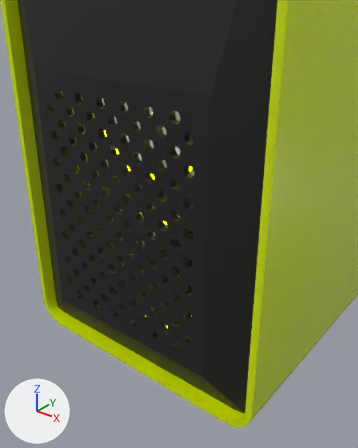
A saved change to the glTF model packages/frontend/assets/room/objects/desktop-pc/desktop-pc.glb.
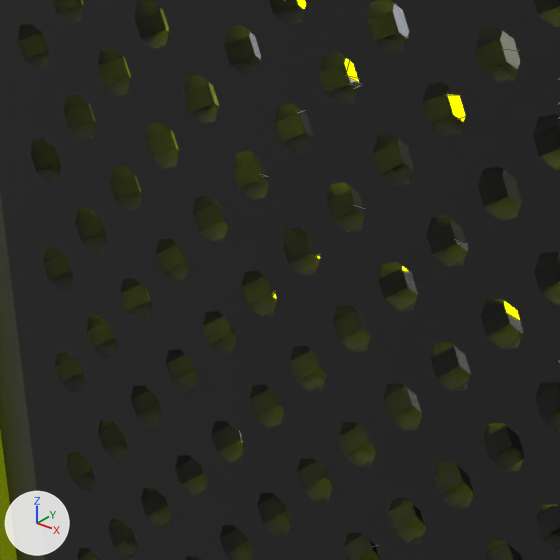
Old and new are each drawn from a camera (50 mm lens) standing at (0.2121, -0.4322, 0.2796) and looking at (0.0315, -0.2064, 0.1397) and again close up on the part from 14% to 49% of the width and 34% to 62% of the height. The axes (+X, +Y, +Z) are drawn at lower left. The lights are the same throughout. The last two pictures show the newer version. The close-ups show mesh edges as thin lines. Where no turn or scale is listed for an object, it has been applied to the vertices.

The first close-up shows 'Cover', 'Panel', 'Plane', 'Plane.001' and 1 more.
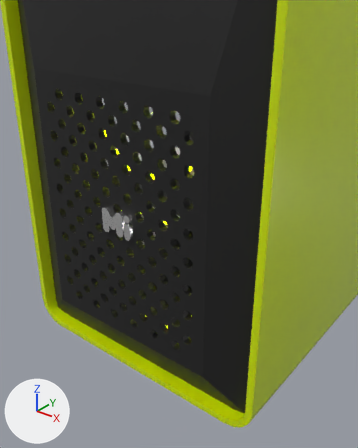
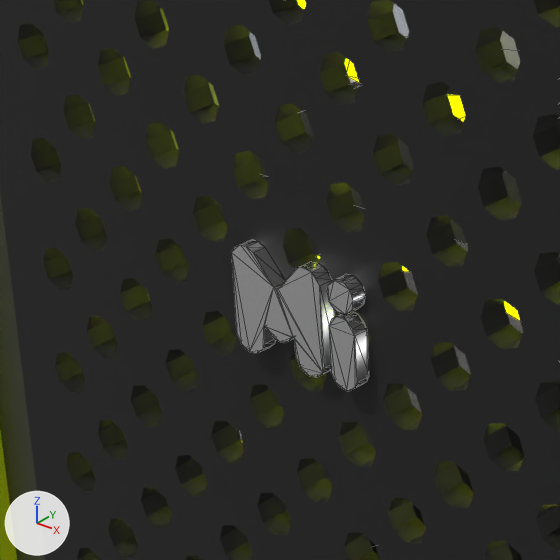
Where the change shows, as pixel boxes [x1, y1, x2, y2] in the close-ups (560 x 560 px):
'Mi', added
    after: [231, 239, 369, 391]

What the commit changed:
Mesh me_curve_002 is new.
It has 142 vertices, 272 faces and spans x -0.0123..0.0127, y -0.0025..0.0, z -0.0087..0.0088.
It uses material mat_material_004 (white #ffffff).
Object 'Mi' (ob_mi) is new; it shows me_curve_002.
Its location is (0.0, -0.23, 0.14).
